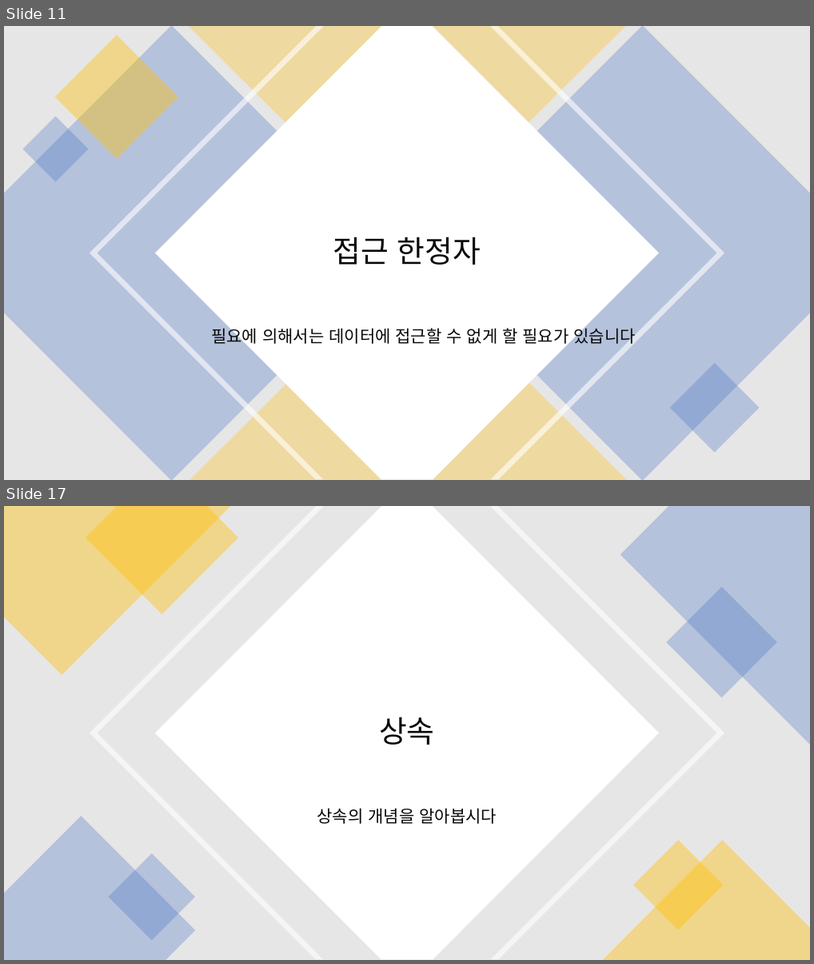
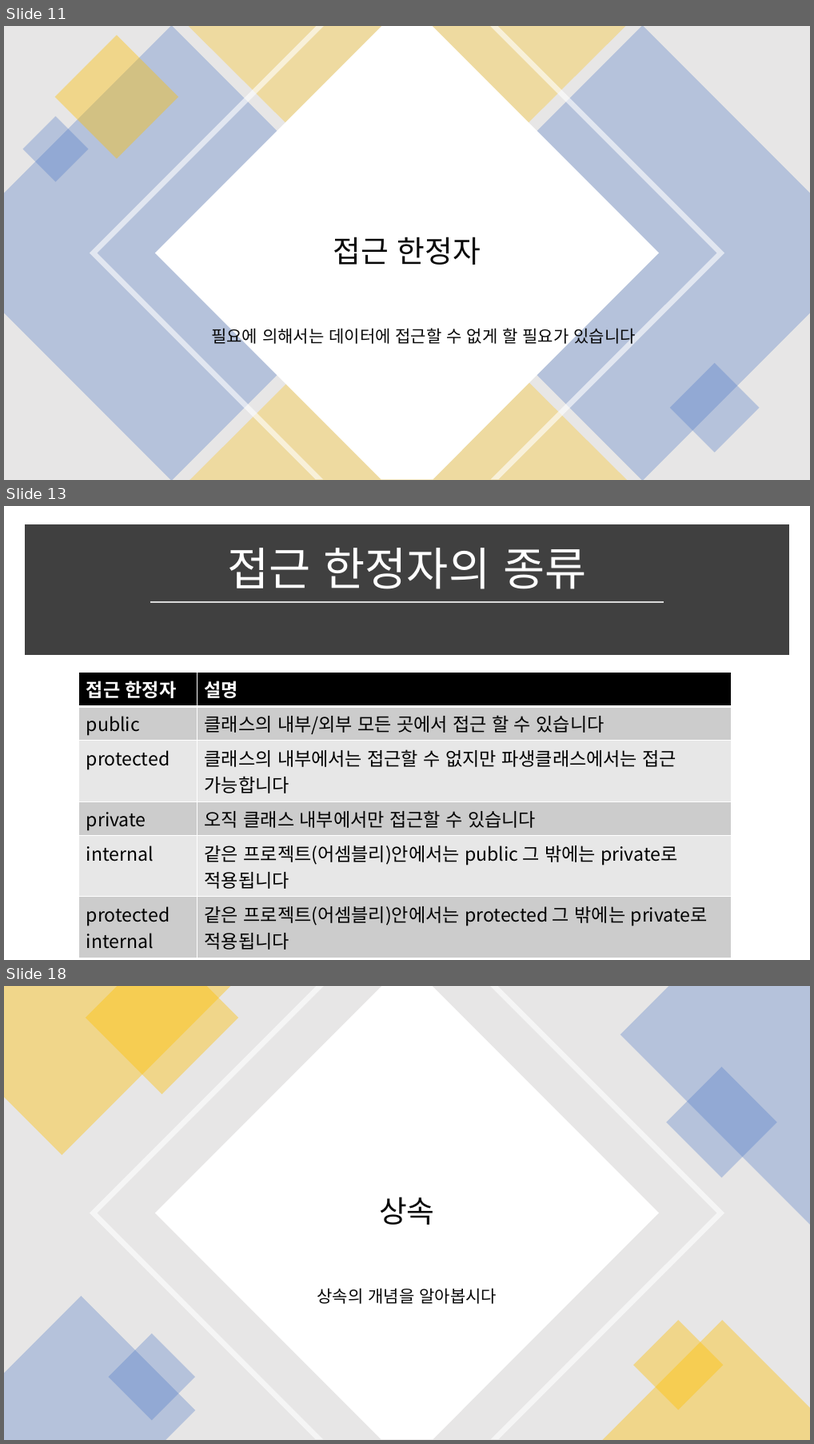
Before and after one commit to kjh99660/Study_powerpoint, a slide deck: c# 스터디 4주 차.pptx. Shown one above the other, each under a label of ours: slides 11 and 17 before the commit, slides 11, 13 and 18 after it; the slides between them are not shown. The pictures are 814x964 and 814x1444 pixels, drawn with LibreOffice and Linux fonts; fonts in the diff are those of the drawing. Boxes give left, top, right and bottom in pixels: in the first picture for what was removed or moved away, otherwise in the second. Text is boxed around its words. In the diff, an @@ line names an element or a change of style, - is before the commit and + after.

```diff
--- a/c# 스터디 4주 차.pptx
+++ b/c# 스터디 4주 차.pptx
@@ slide 13 added at [4,506,810,960], background #FFFFFF @@
@@ rectangle added at [29,529,786,651], fill #404040, outline #404040 10 pt @@
@@ title added at [227,548,586,589], 54 pt, text #FFFFFF @@
+접근 한정자의 종류
@@ line added from (150, 601) to (665, 601), #D9D9D9 1.75 pt @@
@@ table added at [79,672,732,952], 6 rows, 2 columns @@
+접근 한정자 | 설명
+public | 클래스의 내부/외부 모든 곳에서 접근 할 수 있습니다
+protected | 클래스의 내부에서는 접근할 수 없지만 파생클래스에서는 접근 가능합니다
+private | 오직 클래스 내부에서만 접근할 수 있습니다
+internal | 같은 프로젝트(어셈블리)안에서는 public 그 밖에는 private로 적용됩니다
+protected internal | 같은 프로젝트(어셈블리)안에서는 protected 그 밖에는 private로 적용됩니다
@@ what was slide 17 is now slide 18 @@
```
Also in this commit, not shown: 6 slides changed, 2 other slides added, 1 slide removed, 1 other file.
